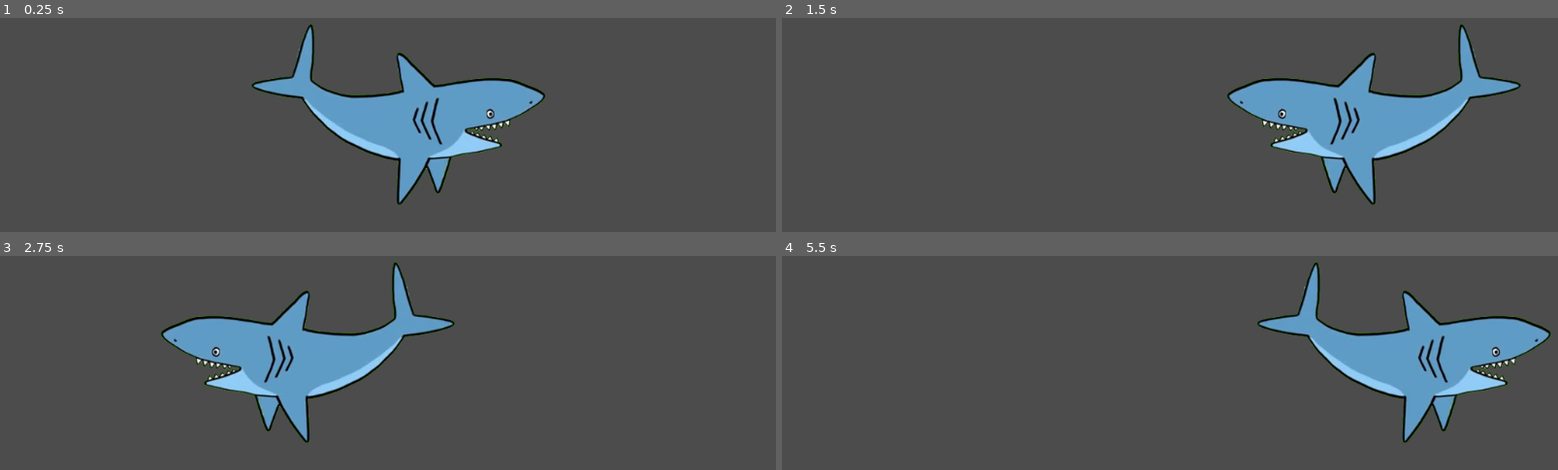
Above: before the commit, frames 1-4 (two rows, left to right).
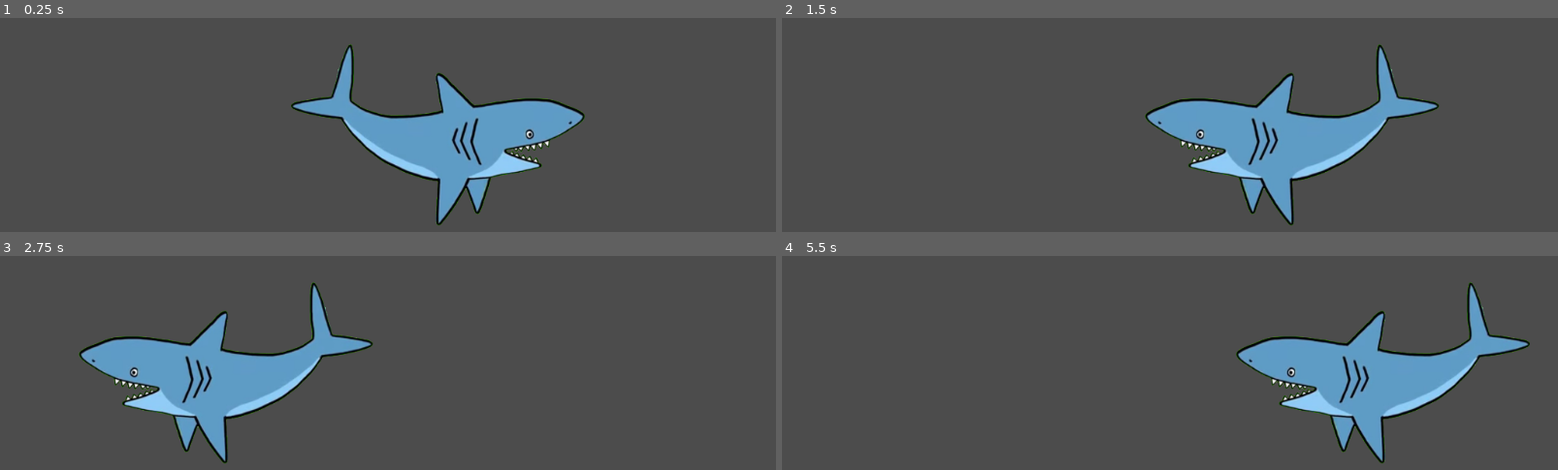
Above: after the commit, the same moments.

Repository: Cpt-Barbosa/CodeGameJam2022
Game: Godot game, scene res://scenes/Game.tscn
The game is run twice, just before and just after one commit, with the same random seed, the same clock (stepped at 60 frames per second) and the same inputs.
Inputs:
- Up to frame 1 (0.25 s): no input
- Up to frame 2 (1.5 s): hold D (move_right) 0.53-1.28 s; hold S (move_down) from 1.28 s (still down)
- Up to frame 3 (2.75 s): release S (move_down) at 2.03 s; hold D (move_right) from 2.03 s (still down)
- Up to frame 4 (5.5 s): release D (move_right) at 2.78 s; hold Z (move_up) 2.78-3.53 s; hold Q (move_left) 3.53-5.03 s; hold S (move_down) from 5.03 s (still down)

The runs differ from the first frame. In frame 1, 11% of the frame differs, in the area x 32-76%, y 2-97%; in frame 2, 15%; in frame 3, 15%, in the area x 10-59%, y 2-97%; in frame 4, 13%.

Commit message:
modification requin

Diff:
--- a/scenes/Game.tscn
+++ b/scenes/Game.tscn
@@ -6,8 +6,6 @@
 extents = Vector2( 10, 252.5 )
 
 [node name="Game" type="Node2D"]
-
-[node name="requin" parent="." instance=ExtResource( 1 )]
 
 [node name="Area2D" type="Area2D" parent="."]
 position = Vector2( 0, 242.5 )
@@ -20,3 +18,6 @@
 
 [node name="mur" type="CollisionShape2D" parent="Area2D2"]
 shape = SubResource( 4 )
+
+[node name="requin" parent="." instance=ExtResource( 1 )]
+position = Vector2( 116, 150 )
--- a/scenes/requin.tscn
+++ b/scenes/requin.tscn
@@ -1,11 +1,11 @@
-[gd_scene load_steps=6 format=2]
+[gd_scene load_steps=5 format=2]
 
 [ext_resource path="res://scripts/requin.gd" type="Script" id=1]
 [ext_resource path="res://sprite/ennemi/requin/requin.png" type="Texture" id=2]
 
 [sub_resource type="CapsuleShape2D" id=3]
-radius = 41.4361
-height = 275.167
+radius = 67.8547
+height = 202.259
 
 [sub_resource type="SpriteFrames" id=2]
 animations = [ {
@@ -15,10 +15,6 @@
 "speed": 5.0
 } ]
 
-[sub_resource type="CapsuleShape2D" id=1]
-radius = 64.8014
-height = 229.979
-
 [node name="requin" type="KinematicBody2D"]
 position = Vector2( 64, 123 )
 script = ExtResource( 1 )
@@ -27,7 +23,7 @@
 [node name="Area2D" type="Area2D" parent="."]
 
 [node name="col_obstacle" type="CollisionShape2D" parent="Area2D"]
-position = Vector2( 377, 115 )
+position = Vector2( 417, 117 )
 rotation = -1.56187
 shape = SubResource( 3 )
 
@@ -38,9 +34,4 @@
 animation = "mouvement"
 flip_h = true
 
-[node name="dégats" type="CollisionShape2D" parent="."]
-position = Vector2( 376, 116 )
-rotation = -1.55953
-shape = SubResource( 1 )
-
 [connection signal="area_entered" from="Area2D" to="." method="_on_Area2D_area_entered"]
--- a/scripts/requin.gd
+++ b/scripts/requin.gd
@@ -6,8 +6,9 @@
 
 func _physics_process(delta):
 	dir.x = speed
+	move_and_slide(dir,FLOOR_NORMAL)
 
-	move_and_slide(dir,FLOOR_NORMAL)
+
 
 func _on_Area2D_area_entered(area):
 	speed = speed *-1
